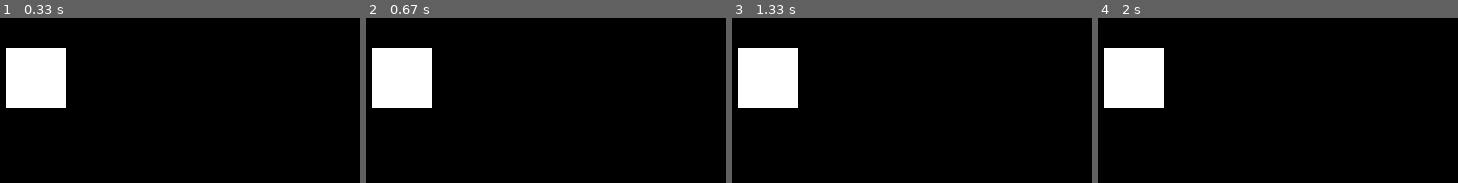
Above: before the commit, frames 1-4 (left to right).
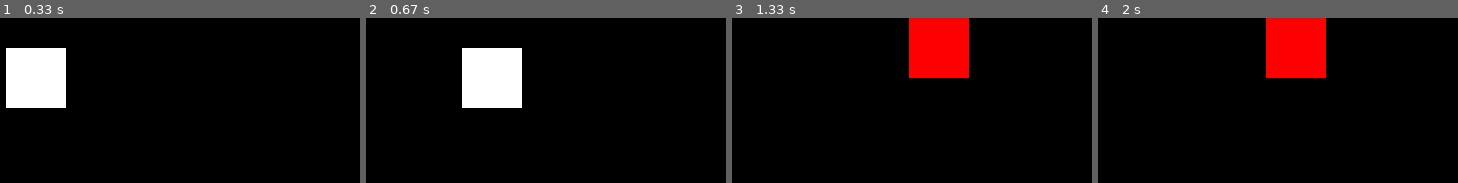
Above: after the commit, the same moments.

Repository: RehanLalu25/Codingal
Game: pygame game, started from Color_changing_sprite.py
Two runs of this game, one before a commit and one after it. Both use one fixed random seed, a clock stepped at 60 frames per second and the inputs below.
Inputs:
- Up to frame 1 (0.33 s): no input
- Up to frame 2 (0.67 s): hold D from 0.33 s (still down)
- Up to frame 3 (1.33 s): release D at 0.8 s; hold W 0.83-1.13 s; hold D from 1.17 s (still down)
- Up to frame 4 (2 s): release D at 1.63 s; hold A from 1.67 s (still down)

Frame 1 is identical in both runs. In frame 2, 12% of the frame differs, in the area x 1-44%, y 18-55%; in frame 3, 12%; in frame 4, 12%.

Commit message:
Class_35.py

Diff:
--- a/Color_changing_sprite.py
+++ b/Color_changing_sprite.py
@@ -28,10 +28,10 @@
                 done = True
 
         pressed = pygame.key.get_pressed()
-        if pressed[pygame.K_LEFT]: x -= 3
-        if pressed[pygame.K_RIGHT]: x += 3
-        if pressed[pygame.K_UP]: y -= 3
-        if pressed[pygame.K_DOWN]: y += 3
+        if pressed[pygame.K_a]: x -= 3
+        if pressed[pygame.K_d]: x += 3
+        if pressed[pygame.K_w]: y -= 3
+        if pressed[pygame.K_s]: y += 3
 
         x = min(max(0, x), screen_width - sprite_width)
         y = min(max(0, y), screen_height - sprite_height)
--- /dev/null
+++ b/Colourful_bounce.py
@@ -0,0 +1,62 @@
+import pygame
+import random
+pygame.init()
+SPRITE_COLOR_CHANGE_EVENT = pygame.USEREVENT +1
+BACKGROUND_COLOR_CHANGE_EVENT = pygame.USEREVENT + 2
+BLUE = pygame.Color('blue')
+LIGHTBLUE = pygame.Color('lightblue')
+DARKBLUE = pygame.Color('darkblue')
+YELLOW = pygame.Color('yellow')
+MAGENTA = pygame.Color('magenta')
+ORANGE = pygame.Color('orange')
+WHITE = pygame.Color('white')
+
+class Sprite(pygame.sprite.Sprite):
+    def __init__(self, color,height,width):
+        super().__init__()
+        self.image = pygame.Surface([width, height])
+        self.image.fill(color)
+        self.rect = self.image.get_rect()
+        self.velocity = [random.choice([-1, 1]), random.choice([-1,1])]
+    def update(self):
+        self.rect.move_ip(self.velocity)
+        boundary_hit = False
+        if self.rect.left <= 0 or self.rect.right >= 500:
+            self.velocity[0] = -self.velocity[0]
+            boundary_hit = True
+        if self.rect.top <= 0 or self.rect.bottom >= 400:
+            self.velocity[1] = -self.velocity[1]
+            boundary_hit = True
+        if  boundary_hit:
+            pygame.event.post(pygame.event.Event(SPRITE_COLOR_CHANGE_EVENT))
+            pygame.event.post(pygame.event.Event(BACKGROUND_COLOR_CHANGE_EVENT))
+    def change_color(self):
+        self.image.fill(random.choice([YELLOW,MAGENTA,ORANGE,WHITE]))
+def change_background_color():
+        global bg_color
+        bg_color = random.choice([BLUE, LIGHTBLUE, DARKBLUE])
+all_sprites_list = pygame.sprite.Group()
+sp1 = Sprite(WHITE,20,20)
+sp1.rect.x = random.randint(0,400)
+sp1.rect.y = random.randint(0,370)
+all_sprites_list.add(sp1)
+screen = pygame.display.set_mode((500,400))
+pygame.display.set_caption("Boundary Sprite")
+bg_color = BLUE
+screen.fill(bg_color)
+exit = False
+clock = pygame.time.Clock()
+while not exit:
+    for event in pygame.event.get():
+        if event.type == pygame.QUIT:
+            exit = True
+        elif event.type == SPRITE_COLOR_CHANGE_EVENT:
+            sp1.change_color()
+        elif event.type == BACKGROUND_COLOR_CHANGE_EVENT:
+            change_background_color()
+    all_sprites_list.update()
+    screen.fill(bg_color)
+    all_sprites_list.draw(screen)
+    pygame.display.flip()
+    clock.tick(240)
+pygame.quit()
